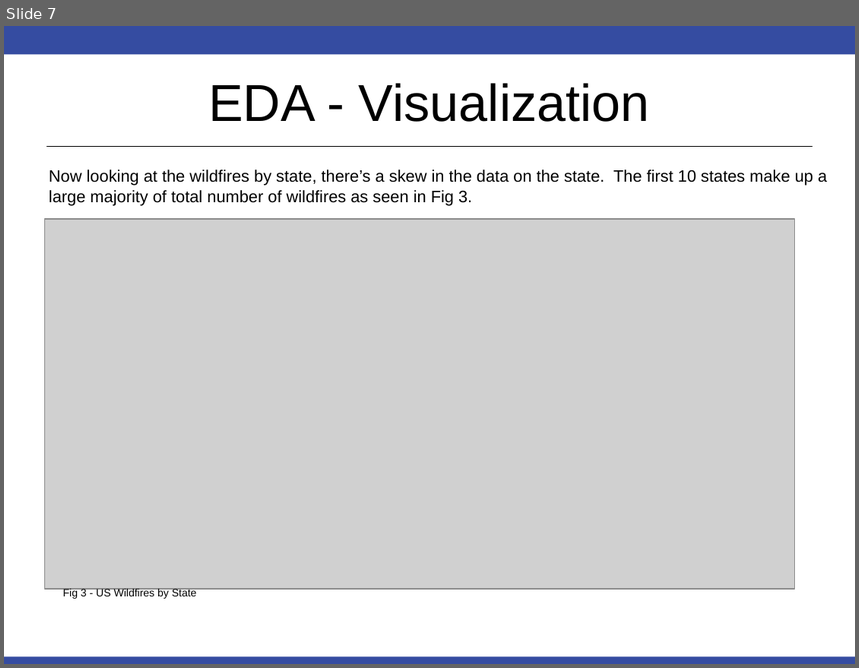
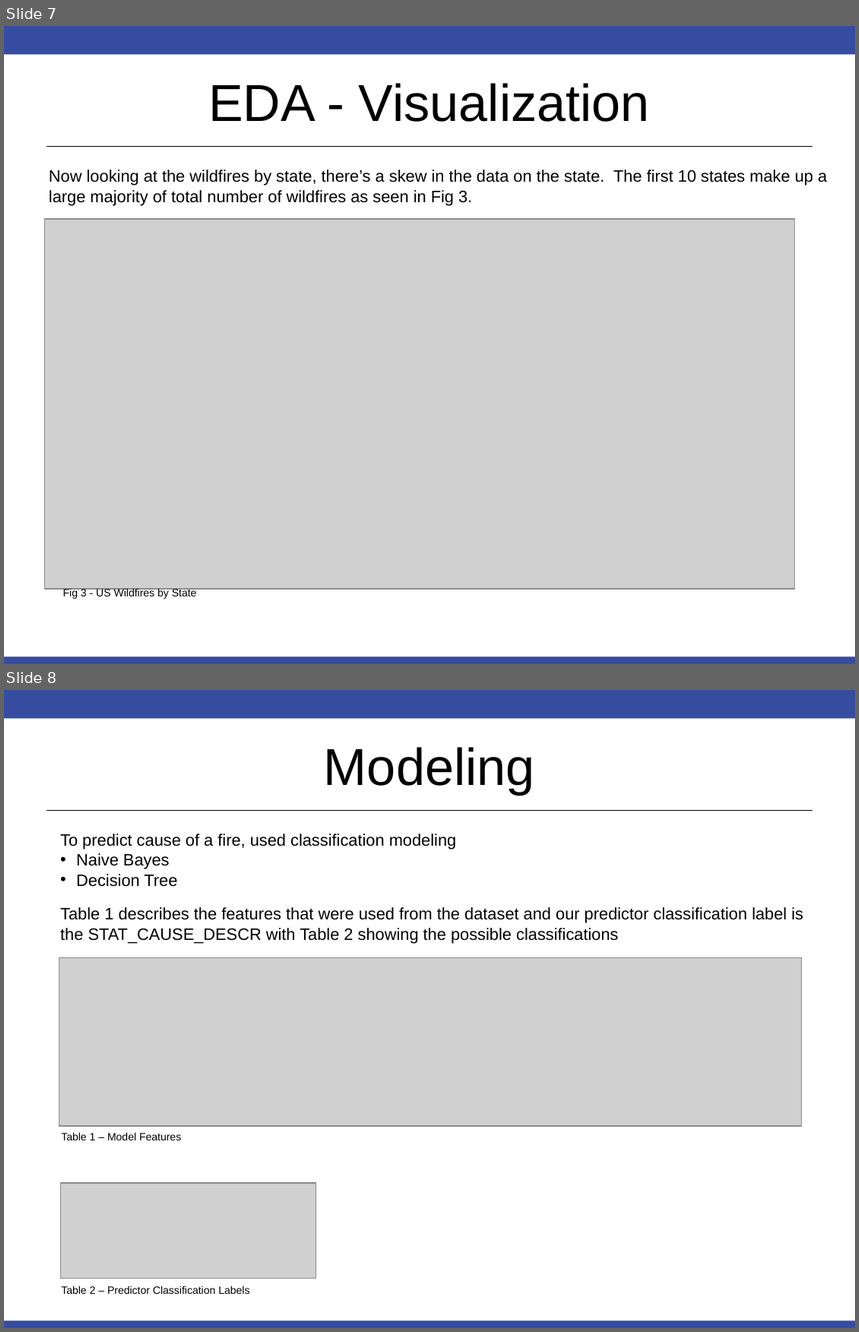
Before and after one commit to RobinsonCW/USWildfireAnalysis, a slide deck: presentation/DS7346_Cloud_Computing_Presentation.pptx. Shown one above the other, each under a label of ours: slide 7 before the commit, slides 7 and 8 after it. The pictures are 859x668 and 859x1332 pixels, drawn with LibreOffice and Linux fonts; fonts in the diff are those of the drawing; grey boxes stand for pictures. Boxes give left, top, right and bottom in pixels: in the first picture for what was removed or moved away, otherwise in the second. Text is boxed around its words. In the diff, an @@ line names an element or a change of style, - is before the commit and + after.

Commit message:
Updated ipynb w/ more content for the solution aspect, goal, and methodology along with a couple images.  Updated the pptx

```diff
--- a/presentation/DS7346_Cloud_Computing_Presentation.pptx
+++ b/presentation/DS7346_Cloud_Computing_Presentation.pptx
@@ slide 8 added at box(4, 690, 855, 1328), background #FFFFFF; not listed: 3 template elements that a slide beside it also shows @@
@@ title added at box(324, 747, 535, 794), 44 pt, text #000000 @@
+Modeling
@@ text added at box(60, 834, 804, 943), 14 pt, text #000000 @@
+To predict cause of a fire, used classification modeling
+• Naive Bayes
+• Decision Tree
+Table 1 describes the features that were used from the dataset and our predictor classification label is the STAT_CAUSE_DESCR with Table 2 showing the possible classifications
@@ picture added at box(59, 958, 803, 1127) @@
@@ text added at box(61, 1133, 181, 1141), 9 pt, text #000000 @@
+Table 1 – Model Features
@@ picture added at box(61, 1182, 316, 1278) @@
@@ text added at box(61, 1287, 249, 1294), 9 pt, text #000000 @@
+Table 2 – Predictor Classification Labels
```
Also in this commit, not shown: 1 slide changed, 3 other files.
